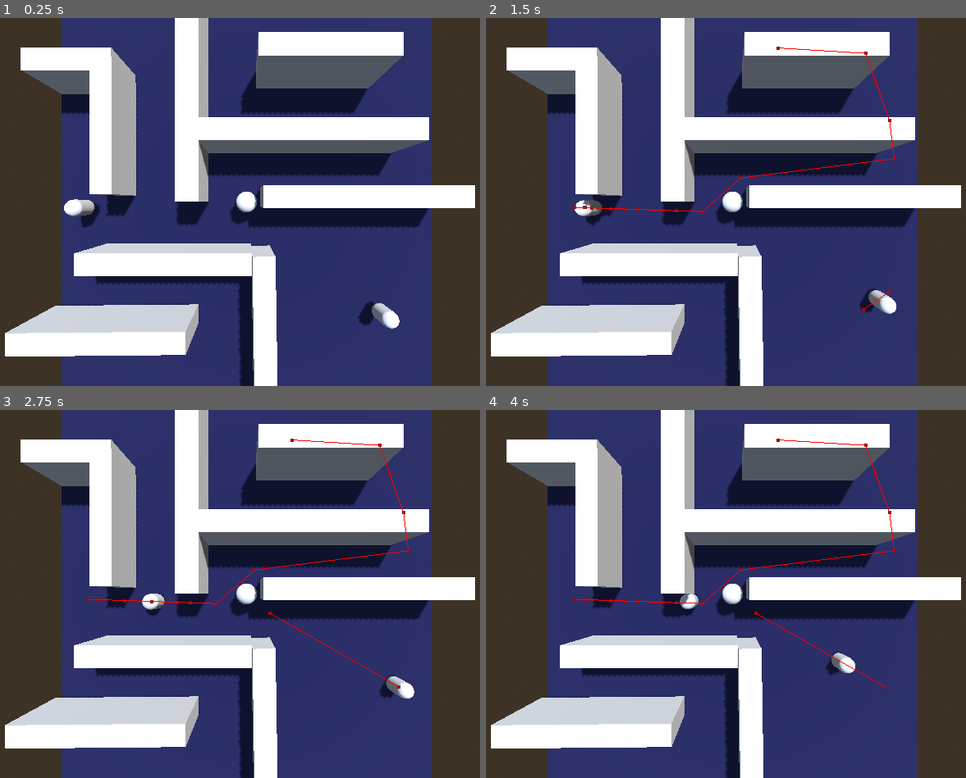
Above: before the commit, frames 1-4 (two rows, left to right).
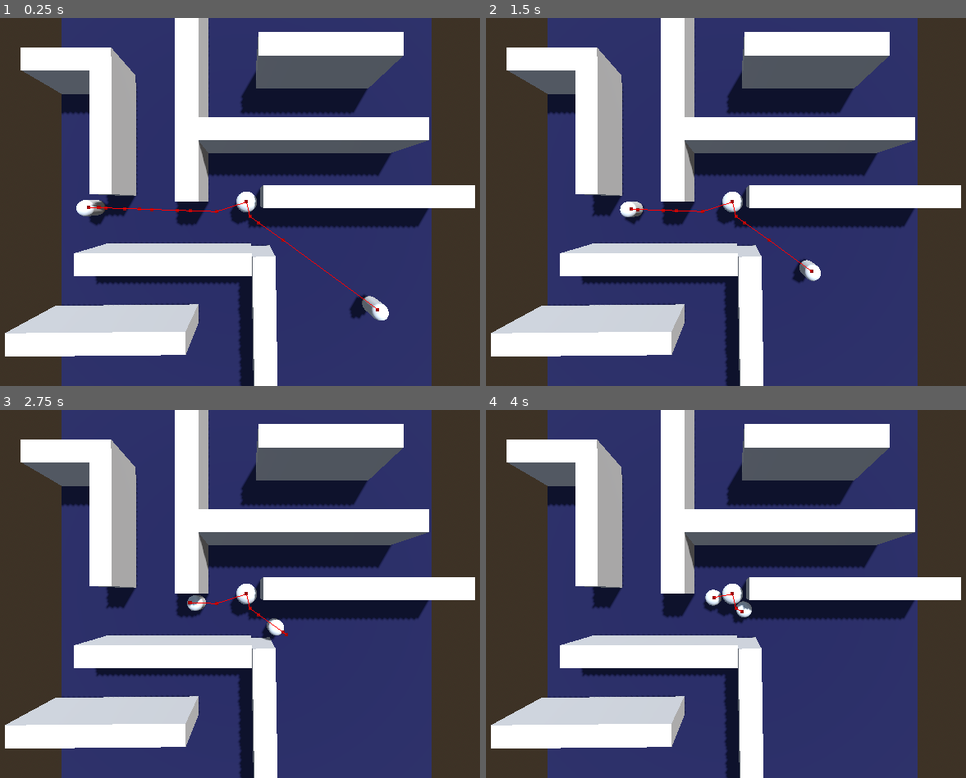
Above: after the commit, the same moments.

Repository: pudgypoultry/godotwildjam7-25
Game: Godot game, scene res://Sandboxes/Stella/maze_nav.tscn
The game is run twice, just before and just after one commit, with the same random seed, the same clock (stepped at 60 frames per second) and the same inputs.
Inputs (mouse positions are in pixels of both pictures, inside the frame that each line leads up to):
- Up to frame 1 (0.25 s): no input
- Up to frame 2 (1.5 s): tap Enter (ui_accept) at 0.5 s; move the mouse to (874, 183) at 0.52 s; hold D (RotateRight) 0.53-1.28 s; tap Space (Jump) at 0.77 s; move the mouse to (601, 220) at 1.27 s; hold S (MoveBackward) from 1.28 s (still down)
- Up to frame 3 (2.75 s): tap Space (Jump) at 1.52 s; move the mouse to (312, 513) at 2.02 s; release S (MoveBackward) at 2.03 s; hold D (RotateRight) from 2.03 s (still down)
- Up to frame 4 (4 s): move the mouse to (702, 667) at 2.77 s; release D (RotateRight) at 2.78 s; hold W (MoveForward) 2.78-3.53 s; tap Space (Jump) at 3.02, 3.77 s; move the mouse to (927, 649) at 3.52 s; hold A (RotateLeft) from 3.53 s (still down)

The runs differ from the first frame. In frame 1, 1.2% of the frame differs, in the area x 13-84%, y 49-85%; in frame 2, 1.4%, in the area x 18-86%, y 7-81%; in frame 3, 1.2%; in frame 4, 1.1%.

Commit message:
more states + killme func
toy code in the test character controller script just shows that the killme function runs without issue

Diff:
--- a/Sandboxes/Stella/HumanExplore.gd
+++ b/Sandboxes/Stella/HumanExplore.gd
@@ -2,21 +2,18 @@
 class_name HumanExplore
 
 @export var debug = false
-@onready var navigation_agent_3d = $"../../NavigationAgent3D"
-@onready var nav_npc = $"../.."
 
 
 var pathing = false
 var idle_time : float = 1.0
-var speed : int = 2.5
 
 var timer : float = 0.0
 
 func Physics_Update(delta):
 	if debug:
-		print(navigation_agent_3d.distance_to_target())
+		print(navigation_agent.distance_to_target())
 	if pathing:
-		var destination = navigation_agent_3d.get_next_path_position()
+		var destination = navigation_agent.get_next_path_position()
 		var local_destination = destination - nav_npc.global_position
 		var direction = local_destination.normalized()
 
@@ -33,7 +30,7 @@
 			var random_position := Vector3.ZERO
 			random_position.x = randf_range(-10.0, 10.0)
 			random_position.z = randf_range(-10.0, 10.0)
-			navigation_agent_3d.set_target_position(random_position)
+			navigation_agent.set_target_position(random_position)
 
 
 func _on_navigation_agent_3d_target_reached():
--- a/Sandboxes/Stella/NavNPC.tscn
+++ b/Sandboxes/Stella/NavNPC.tscn
@@ -1,5 +1,6 @@
-[gd_scene load_steps=7 format=3 uid="uid://bycw3ydt4rvmd"]
+[gd_scene load_steps=9 format=3 uid="uid://bycw3ydt4rvmd"]
 
+[ext_resource type="Script" uid="uid://dt8afqn1760yr" path="res://Sandboxes/Stella/npc_toplogic.gd" id="1_ntneb"]
 [ext_resource type="Script" uid="uid://c2k6d8rqsonv3" path="res://Sandboxes/Stella/state_machine.gd" id="2_knyxn"]
 [ext_resource type="Script" uid="uid://cpnqeyex2aora" path="res://Sandboxes/Stella/HumanExplore.gd" id="2_uafth"]
 [ext_resource type="Script" uid="uid://dwq455lenc70t" path="res://Sandboxes/Stella/player_seen.gd" id="3_uafth"]
@@ -11,7 +12,11 @@
 
 [sub_resource type="SphereShape3D" id="SphereShape3D_knyxn"]
 
-[node name="NavNPC" type="CharacterBody3D"]
+[sub_resource type="CapsuleShape3D" id="CapsuleShape3D_uafth"]
+
+[node name="NavNPC" type="CharacterBody3D" groups=["npc"]]
+collision_layer = 2
+script = ExtResource("1_ntneb")
 
 [node name="MeshInstance3D" type="MeshInstance3D" parent="."]
 mesh = SubResource("CapsuleMesh_knyxn")
@@ -22,6 +27,7 @@
 [node name="NavigationAgent3D" type="NavigationAgent3D" parent="."]
 target_desired_distance = 0.75
 path_max_distance = 5.41
+avoidance_enabled = true
 debug_enabled = true
 
 [node name="State Machine" type="Node" parent="." node_paths=PackedStringArray("initial_state")]
@@ -34,15 +40,23 @@
 [node name="PlayerSeen" type="Node" parent="State Machine"]
 script = ExtResource("3_uafth")
 
-[node name="Area3D" type="Area3D" parent="."]
+[node name="PlayerDetector" type="Area3D" parent="."]
 collision_mask = 2
 
-[node name="CollisionShape3D" type="CollisionShape3D" parent="Area3D"]
+[node name="CollisionShape3D" type="CollisionShape3D" parent="PlayerDetector"]
 transform = Transform3D(5, 0, 0, 0, 5, 0, 0, 0, 5, 0, 0, 0)
 shape = SubResource("SphereShape3D_knyxn")
+
+[node name="RepulsionArea" type="Area3D" parent="."]
+transform = Transform3D(1.2, 0, 0, 0, 1.2, 0, 0, 0, 1.2, 0, 0, 0)
+collision_mask = 2
+
+[node name="CollisionShape3D" type="CollisionShape3D" parent="RepulsionArea"]
+shape = SubResource("CapsuleShape3D_uafth")
 
 [connection signal="target_reached" from="NavigationAgent3D" to="." method="_on_navigation_agent_3d_target_reached"]
 [connection signal="target_reached" from="NavigationAgent3D" to="State Machine/IdleExplore" method="_on_navigation_agent_3d_target_reached"]
 [connection signal="target_reached" from="NavigationAgent3D" to="State Machine/PlayerSeen" method="_on_navigation_agent_3d_target_reached"]
-[connection signal="body_entered" from="Area3D" to="State Machine/IdleExplore" method="_on_area_3d_body_entered"]
-[connection signal="body_entered" from="Area3D" to="State Machine/PlayerSeen" method="_on_area_3d_body_entered"]
+[connection signal="body_entered" from="PlayerDetector" to="State Machine/IdleExplore" method="_on_area_3d_body_entered"]
+[connection signal="body_entered" from="PlayerDetector" to="State Machine/PlayerSeen" method="_on_area_3d_body_entered"]
+[connection signal="body_entered" from="RepulsionArea" to="State Machine/PlayerSeen" method="_on_repulsion_area_body_entered"]
--- a/Sandboxes/Stella/State.gd
+++ b/Sandboxes/Stella/State.gd
@@ -2,6 +2,10 @@
 # skeleton of this code comes from this tutorial:
 # https://www.youtube.com/watch?v=ow_Lum-Agbs&ab_channel=Bitlytic
 class_name State
+var player : CharacterBody3D
+var nav_npc : CharacterBody3D
+var navigation_agent : NavigationAgent3D
+var speed : float
 
 signal Transitioned
 
--- a/Sandboxes/Stella/charcontrolltest.gd
+++ b/Sandboxes/Stella/charcontrolltest.gd
@@ -1,8 +1,18 @@
 extends CharacterBody3D
 
 var speed = 2.5
+@export var char_to_kill : CharacterBody3D
+
+var timer = 0
+var timelimit = 5
+var havent_killed = true
 
 func _physics_process(delta):
+	timer += delta
+	if timer > timelimit and havent_killed:
+		char_to_kill.KillMe()
+		havent_killed = false
+
 	var direction: Vector2 = Input.get_vector("ui_left", "ui_right", "ui_up", "ui_down")
 	var direction3 := Vector3(direction.x, 0, direction.y)
 
--- a/Sandboxes/Stella/maze_nav.tscn
+++ b/Sandboxes/Stella/maze_nav.tscn
@@ -99,10 +99,11 @@
 [node name="Camera3D" type="Camera3D" parent="."]
 transform = Transform3D(1, 0, 0, 0, -4.37114e-08, 1, 0, -1, -4.37114e-08, 0, 13, 0)
 
-[node name="Player" type="CharacterBody3D" parent="." groups=["Player"]]
+[node name="Player" type="CharacterBody3D" parent="." node_paths=PackedStringArray("char_to_kill") groups=["Player"]]
 transform = Transform3D(1, 0, 0, 0, 1, 0, 0, 0, 1, 0, 1.00877, 0)
 collision_layer = 3
 script = ExtResource("2_etyeu")
+char_to_kill = NodePath("../NavNPC3")
 
 [node name="CollisionShape3D" type="CollisionShape3D" parent="Player"]
 shape = SubResource("CapsuleShape3D_w7v5q")
--- /dev/null
+++ b/Sandboxes/Stella/npc_toplogic.gd
@@ -0,0 +1,4 @@
+extends CharacterBody3D
+
+func KillMe():
+	self.queue_free()
--- a/Sandboxes/Stella/player_seen.gd
+++ b/Sandboxes/Stella/player_seen.gd
@@ -2,24 +2,43 @@
 class_name PlayerSeen
 
 @export var debug = false
-@onready var navigation_agent_3d = $"../../NavigationAgent3D"
-@onready var nav_npc = $"../.."
+
+var chase_threshold = 1
+var repulsion_strength : float = 0.7
+@onready var repulsion_area = $"../../RepulsionArea"
 
 
-var run_speed = 3.5
-var chase_threshold = 2
-var player : CharacterBody3D
+func Enter():
+	navigation_agent.set_target_position(player.global_position)
 
-func Enter():
-	player = get_tree().get_first_node_in_group("Player")
+# instead of beeline, trying pathfinding.
+var timer : float = 0.0
+#randomizing so each agent is slightly different(?)
+var stuck_time : float = 0.25 + randfn(0.1, 0.01)
 
 func Physics_Update(_delta):
-	var direction = player.global_position - nav_npc.global_position
+	timer += _delta
+	if navigation_agent.is_navigation_finished() or timer > stuck_time:
+		navigation_agent.set_target_position(player.global_position)
+		timer = 0.0
+
+	var next_position = navigation_agent.get_next_path_position()
+	var direction = next_position - nav_npc.global_position
 
 	if direction.length() > chase_threshold:
-		nav_npc.velocity = direction.normalized() * run_speed
-
+		nav_npc.velocity = direction.normalized() * speed
 	else:
+		Transitioned.emit(self, "attackplayer")
 		nav_npc.velocity = Vector3.ZERO
 
 	nav_npc.move_and_slide()
+
+
+#behavior for running away: remember the entrance? rememeber previously
+# visited areas?
+
+func _on_repulsion_area_body_entered(body):
+	if body.is_in_group("npc") and body != self:
+		print("repulsing")
+		var push_dir = (nav_npc.global_position - body.global_position).normalized()
+		nav_npc.velocity += push_dir * repulsion_strength
--- a/Sandboxes/Stella/state_machine.gd
+++ b/Sandboxes/Stella/state_machine.gd
@@ -1,14 +1,26 @@
 extends Node
 
+#consider moving this script to the top level navnpc
+#then could actually call move_and_slide in the navnpc itself
 @export var initial_state : State
+var player : CharacterBody3D
 var current_state : State
 var states : Dictionary = {}
+var speed : float = 2 + randf_range(0.0, 0.5)
 
 func _ready():
+	# here we can assign some of the child variables like references to the player
+	player = get_tree().get_first_node_in_group("Player")
+	if !player:
+		print("Error: player not found.")
 	for child in get_children():
 		if child is State:
 			states[child.name.to_lower()] = child
 			child.Transitioned.connect(on_child_transition)
+			child.player = player
+			child.nav_npc = $".."
+			child.navigation_agent = $"../NavigationAgent3D"
+			child.speed = speed
 
 	if initial_state:
 		initial_state.Enter()
--- a/project.godot
+++ b/project.godot
@@ -22,6 +22,8 @@
 [global_group]
 
 Walkable="A surface the spider can walk on"
+npc=""
+Player=""
 
 [input]
 
Not shown, added: Sandboxes/Stella/npc_toplogic.gd.uid
